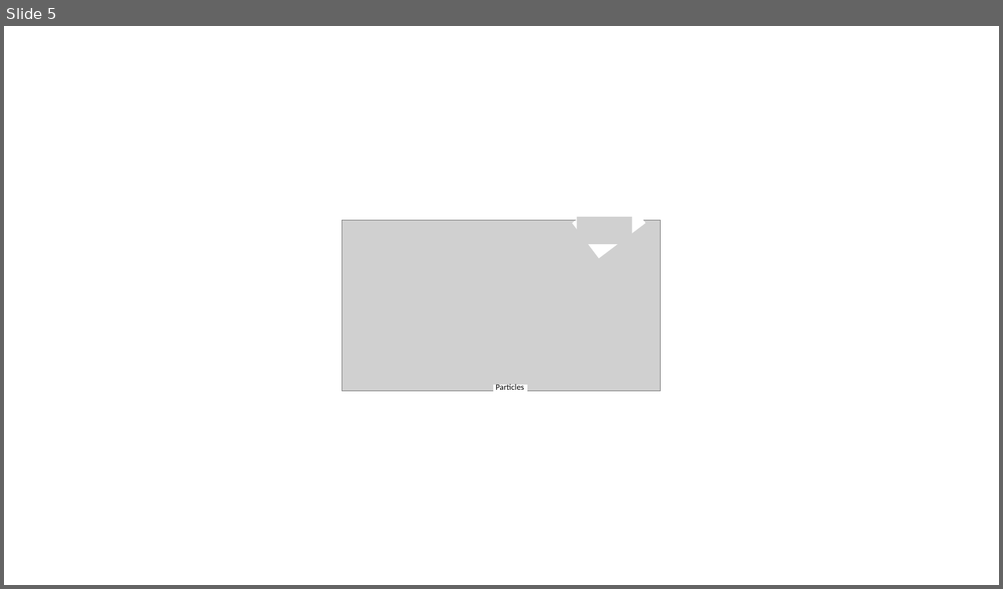
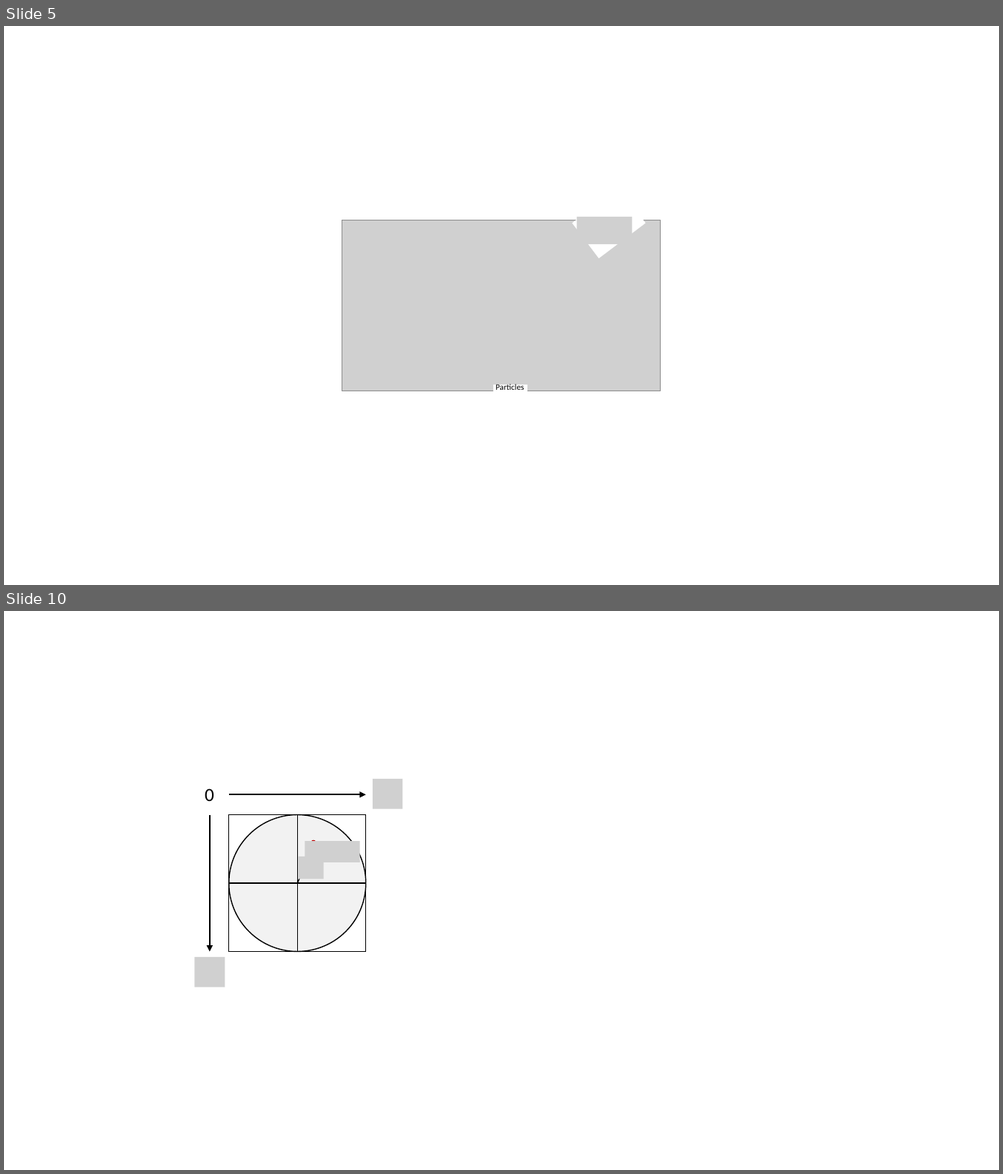
Before and after one commit to naeioi/PBF-CUDA, a slide deck: paper/figures.pptx. Shown one above the other, each under a label of ours: slide 5 before the commit, slides 5 and 10 after it; the slides between them are not shown. The pictures are 1003x589 and 1003x1174 pixels, drawn with LibreOffice and Linux fonts; fonts in the diff are those of the drawing; grey boxes stand for pictures. Boxes give left, top, right and bottom in pixels: in the first picture for what was removed or moved away, otherwise in the second. Text is boxed around its words. In the diff, an @@ line names an element or a change of style, - is before the commit and + after.

```diff
--- a/paper/figures.pptx
+++ b/paper/figures.pptx
@@ slide 10 added at (4,611,999,1170), background #FFFFFF @@
@@ picture added at (373,779,402,809) @@
@@ text added at (205,789,214,801), 18 pt, text #000000 @@
+0
@@ arrow added from (228, 795) to (366, 795), #000000 1.5 pt @@
@@ arrow added from (210, 815) to (210, 952), #000000 1.5 pt @@
@@ rectangle added at (228,815,365,951), fill #FFFFFF, outline #000000 1 pt @@
@@ ellipse added at (228,815,365,951), fill #F2F2F2, outline #000000 1 pt @@
@@ line added from (297, 815) to (297, 952), #000000 1 pt @@
@@ arrow added from (297, 883) to (312, 849), #000000 1 pt @@
@@ picture added at (304,842,360,863) @@
@@ ellipse added at (311,841,316,846), fill #C00000, outline #C00000 1 pt @@
@@ picture added at (298,857,324,879) @@
@@ line added from (228, 883) to (366, 883), #000000 1 pt @@
@@ picture added at (194,957,225,987) @@
```
Also in this commit, not shown: 1 slide changed, 2 other slides added, 10 other files.
